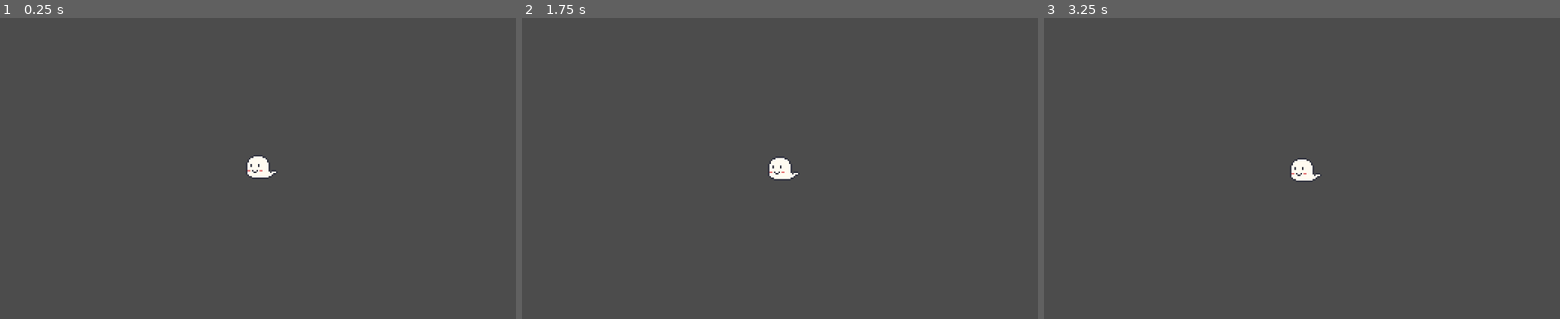
Above: before the commit, frames 1-3 (left to right).
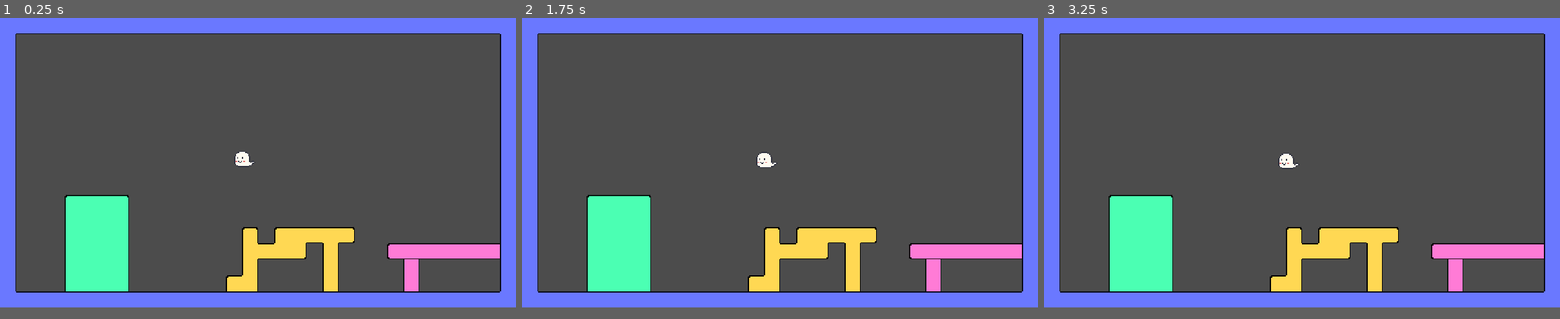
Above: after the commit, the same moments.

Repository: Greenein/Ghostgame
Game: Godot game, scene res://resources/levels/World01.tscn
Same seed, same stepped clock (60 frames per second), same inputs: the game is played once before the commit and once after it. Before the commit the project starts from res://resources/levels/world_01.tscn.
Inputs:
- Up to frame 1 (0.25 s): no input
- Up to frame 2 (1.75 s): no input
- Up to frame 3 (3.25 s): tap Enter at 2 s
In our replay, the window is 800x468 before the commit and 800x450 after it. These sizes can differ from the game's own. Grey fills any space a smaller window leaves; there, only what the larger window draws over its background counts as a difference.

The runs differ from the first frame. In frame 1, 25% of the frame differs, in the area x 0-100%, y 0-97%; in frame 2, 25%; in frame 3, 25%.

Commit message:
Same changes but this time it works!

Diff:
--- a/project.godot
+++ b/project.godot
@@ -11,11 +11,15 @@
 [application]
 
 config/name="Ghostgame"
-run/main_scene="res://resources/levels/world_01.tscn"
+run/main_scene="res://resources/levels/World01.tscn"
 config/icon="res://icon.png"
 
 [display]
 
+window/size/width=512
+window/size/height=288
+window/size/test_width=1024
+window/size/test_height=576
 window/vsync/use_vsync=false
 window/stretch/mode="viewport"
 window/stretch/aspect="keep"
--- a/resources/levels/world_01.tscn
+++ /dev/null
@@ -1,39 +0,0 @@
-[gd_scene load_steps=2 format=2]
-
-[ext_resource path="res://resources/entities/Ghost.tscn" type="PackedScene" id=1]
-
-[node name="world_01" type="Node2D"]
-
-__meta__ = {
-"_edit_group_": true
-}
-
-[node name="Ghost" parent="." index="0" instance=ExtResource( 1 )]
-
-_sections_unfolded = [ "Transform" ]
-
-[node name="Camera" type="Camera2D" parent="." index="1"]
-
-anchor_mode = 1
-rotating = false
-current = true
-zoom = Vector2( 0.333333, 0.333333 )
-limit_left = -10000000
-limit_top = -10000000
-limit_right = 10000000
-limit_bottom = 10000000
-limit_smoothed = false
-drag_margin_h_enabled = true
-drag_margin_v_enabled = true
-smoothing_enabled = true
-smoothing_speed = 5.0
-offset_v = 0.0
-offset_h = 0.0
-drag_margin_left = 0.0
-drag_margin_top = 0.0
-drag_margin_right = 0.0
-drag_margin_bottom = 0.0
-editor_draw_screen = true
-editor_draw_limits = false
-editor_draw_drag_margin = false
-_sections_unfolded = [ "Drag Margin" ]
